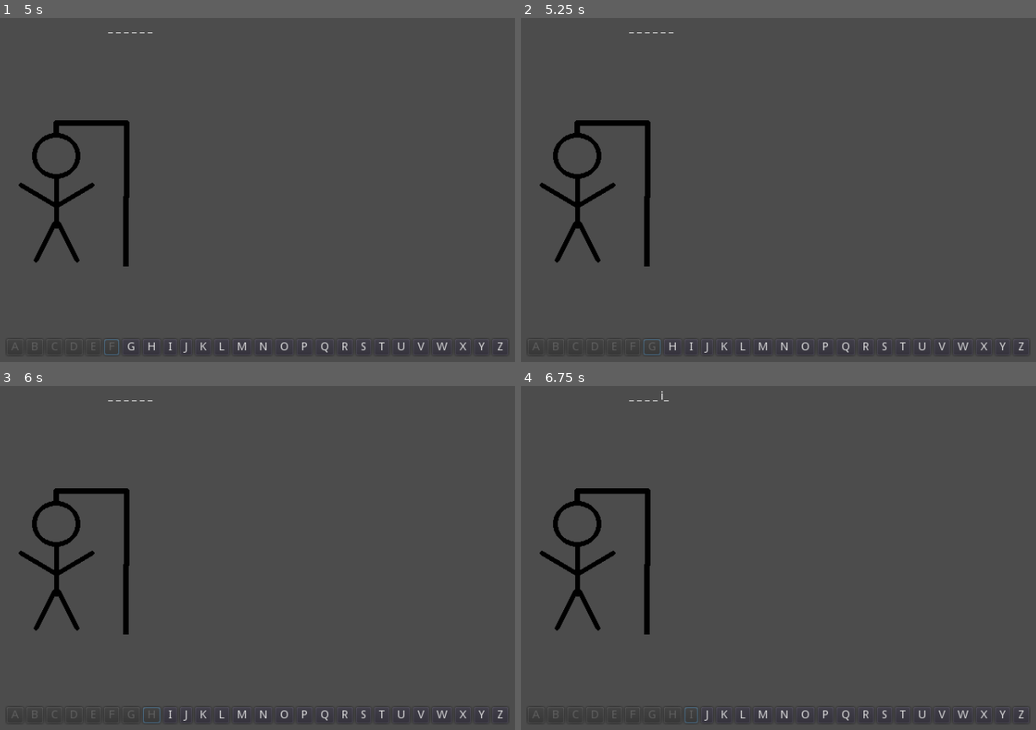
Above: before the commit, frames 1-4 (two rows, left to right).
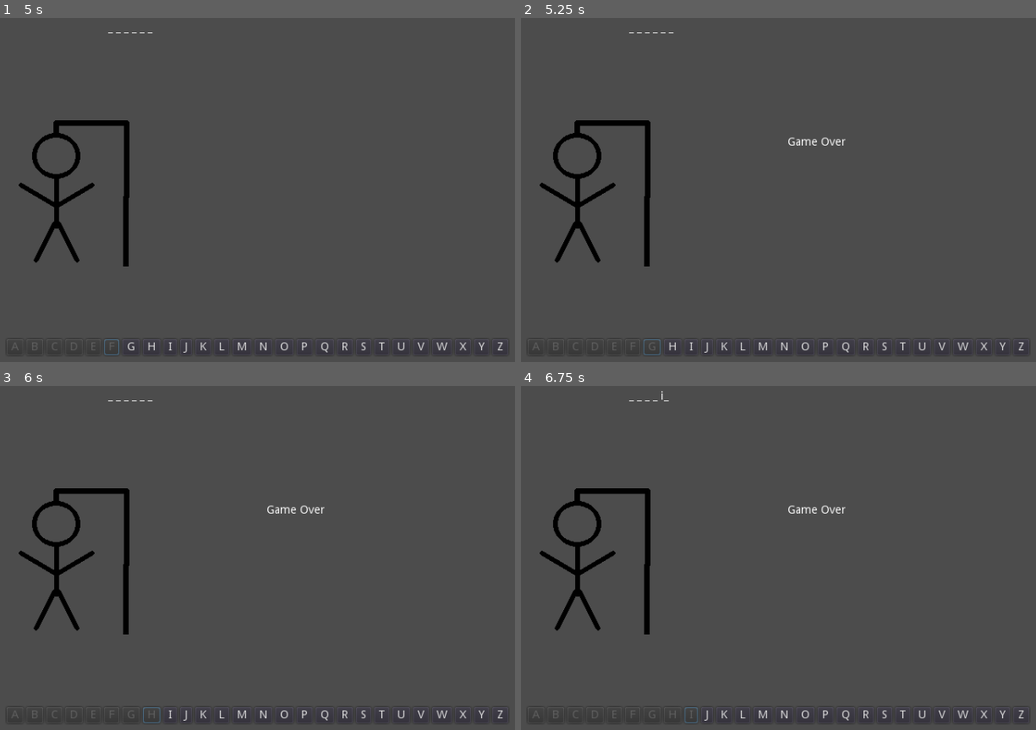
Above: after the commit, the same moments.

Repository: Jelared/Project-Jeu_du_Pendu
Game: Godot game, scene res://scenes/Main.tscn
Same seed, same stepped clock (60 frames per second), same inputs: the game is played once before the commit and once after it.
Inputs:
- Up to frame 1 (5 s): click "A" at 0.5 s; click "B" at 1.25 s; click "C" at 2 s; click "D" at 2.75 s; click "E" at 3.5 s; click "F" at 4.25 s
- Up to frame 2 (5.25 s): click "G" at 5 s
- Up to frame 3 (6 s): click "H" at 5.75 s
- Up to frame 4 (6.75 s): click "I" at 6.5 s

Frame 1 is identical in both runs. In frame 2, 0.1% of the frame differs, in the area x 51-64%, y 34-38%; in frame 3, 0.1%; in frame 4, 0.1%.

Commit message:
update 02-09-2022
Ajout game-over et gagner

Diff:
--- a/scenes/Main.tscn
+++ b/scenes/Main.tscn
@@ -250,3 +250,9 @@
 [node name="Pendu" type="AnimatedSprite" parent="."]
 position = Vector2( 200, 230 )
 frames = SubResource( 1 )
+
+[node name="Gameover_Win" type="RichTextLabel" parent="."]
+margin_left = 440.0
+margin_top = 174.0
+margin_right = 568.0
+margin_bottom = 214.0
--- a/scripts/Main.gd
+++ b/scripts/Main.gd
@@ -86,14 +86,34 @@
 				affichage_ += String(i)
 				$Affichage.text = affichage_
 			position_L = mot_separeL.find(lettre_clavier,position_L+1) # suite la boucle qui décale la position de 1 pour vérif
+			gagner()
 			print("ok")
 			print (mot_separeL.find(lettre_clavier))
 			print (affichage)
 
 
+#Comptage de perte/Game-Over
 func pendu():
-	$Pendu.frame = perdu
-	perdu += 1
-#affichage game over revoir
-#	if perdu = 6:
-#		print(perdu)
+	if perdu < 7 :
+		$Pendu.frame = perdu
+		perdu += 1
+	else :
+		$Gameover_Win.text = "Game Over"
+
+
+#Affichage gagner
+func gagner():
+	var a = mot_separeL
+	print("g")
+	var b = affichage
+	if a==b :
+		$Gameover_Win.text = "Gagner"
+####		bloquer le jeux à la fin à faire (possiblité de faire disparaitre les lettres à voir)
+		rejouer()
+
+#relance du jeux
+func rejouer():
+	var buttonR = Button.new()
+	buttonR.text = "Rejouer"
+#	buttonR.connect("pressed", self, "rejouer")
+	add_child(buttonR)
